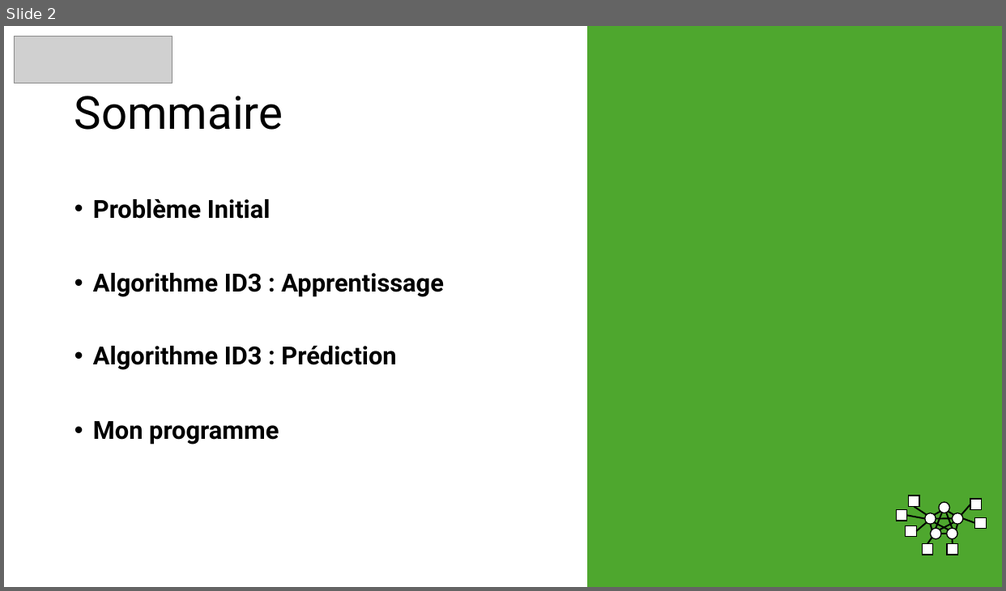
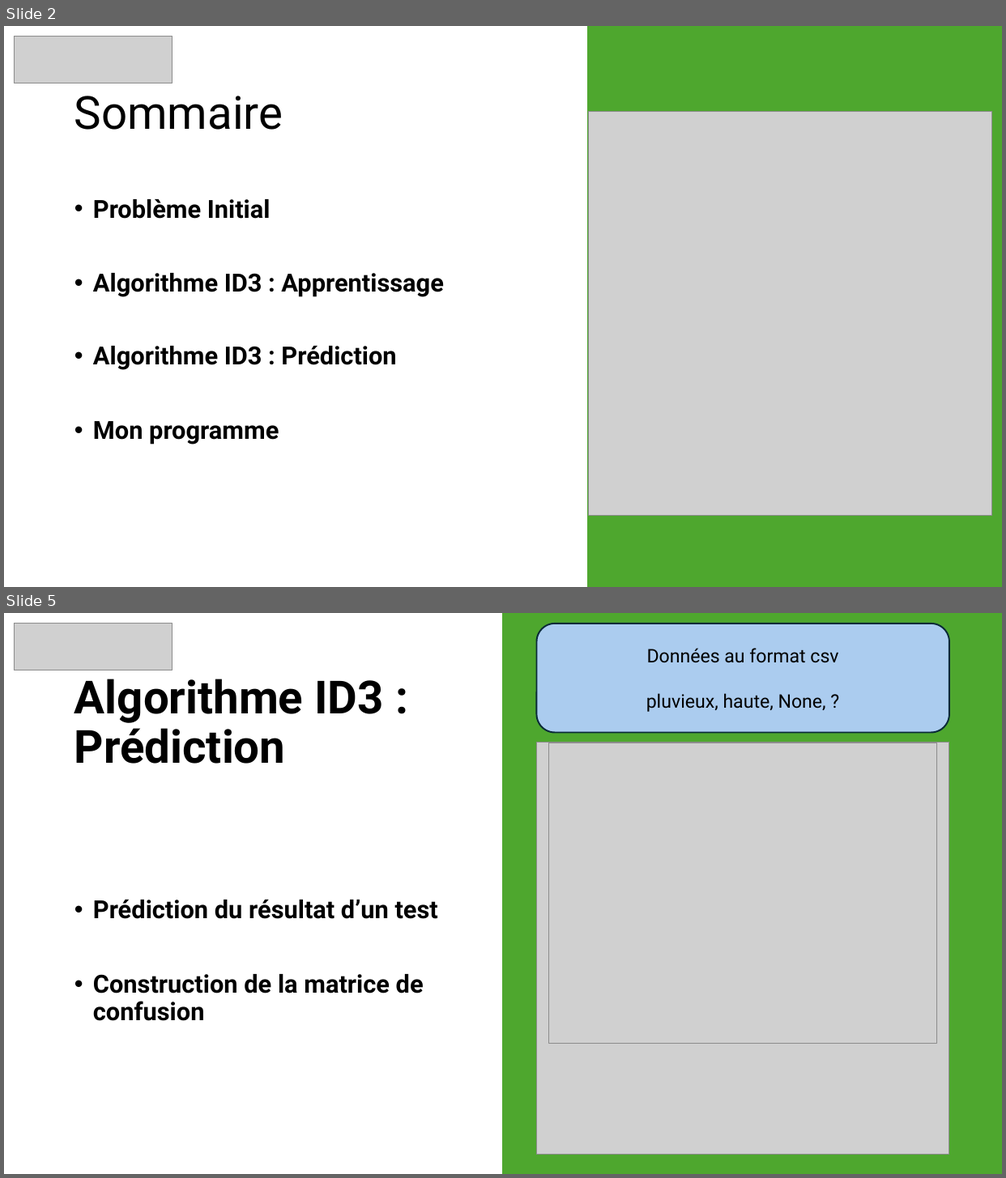
Before and after one commit to snonow/PROJ631-Arbres_de_decision, a slide deck: Presentation-Proj631 - Arbre_de_Décision.pptx. Shown one above the other, each under a label of ours: slide 2 before the commit, slides 2 and 5 after it; the slides between them are not shown. The pictures are 1006x591 and 1006x1178 pixels, drawn with LibreOffice and Linux fonts; fonts in the diff are those of the drawing; grey boxes stand for pictures; background and template pictures are left out. Boxes give left, top, right and bottom in pixels: in the first picture for what was removed or moved away, otherwise in the second. Text is boxed around its words. In the diff, an @@ line names an element or a change of style, - is before the commit and + after.

```diff
--- a/Presentation-Proj631 - Arbre_de_Décision.pptx
+++ b/Presentation-Proj631 - Arbre_de_Décision.pptx
@@ slide 5 added at (4,613,1002,1174), background #FFFFFF @@
@@ picture added at (14,624,172,671) @@
@@ rectangle added at (503,613,1002,1174), fill #4EA72E, outline #4EA72E 1.5 pt @@
@@ rounded rectangle added at (537,624,949,733), fill #ABCCEF, outline #092A39 1.5 pt, 18 pt, text #000000 @@
+Données au format csv
+pluvieux, haute, None, ?
@@ text added at (74,679,384,764), 44 pt, text #000000, bold @@
+Algorithme ID3 : Prédiction
@@ picture added at (537,742,949,1154) @@
@@ picture added at (549,743,938,1044) @@
@@ text added at (93,900,438,1021), 24 pt, text #000000, bold @@
+• Prédiction du résultat d’un test
+• Construction de la matrice de confusion
@@ slide 2 changed as well @@
@@ picture added at (589,111,993,515) @@
@@ group removed at (897,496,987,555): 17 lines, 7 rectangles, 5 ellipses @@
```
Also in this commit, not shown: 3 other slides changed, 2 other slides added, 3 slides removed, 2 other files.
